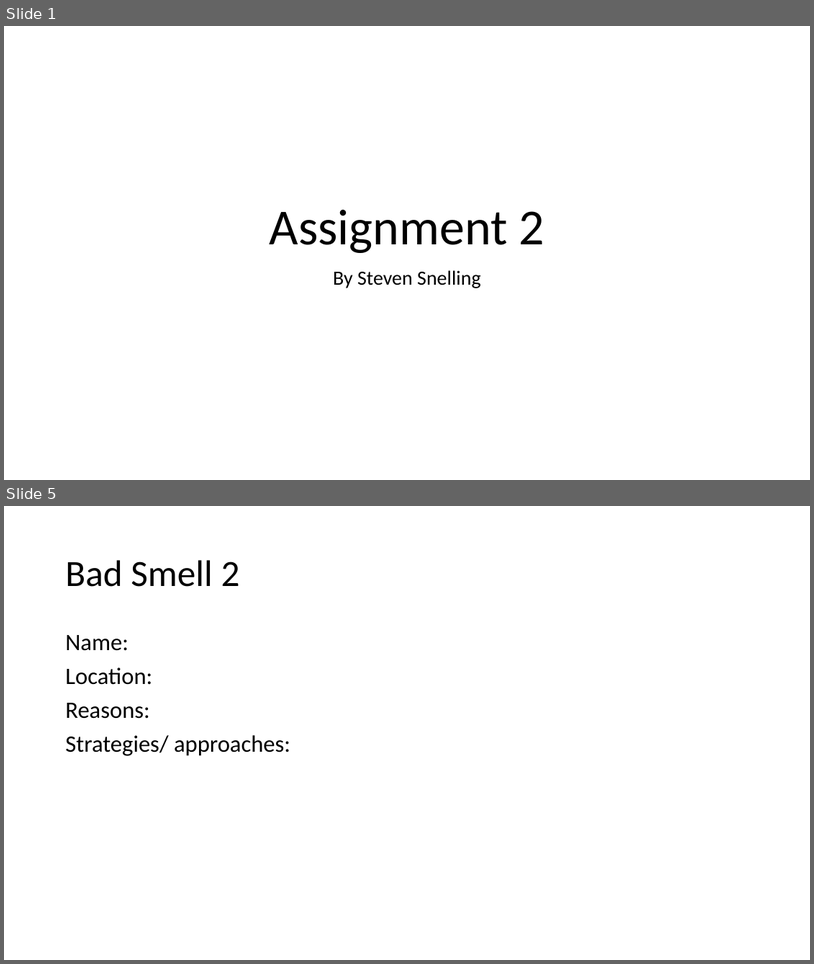
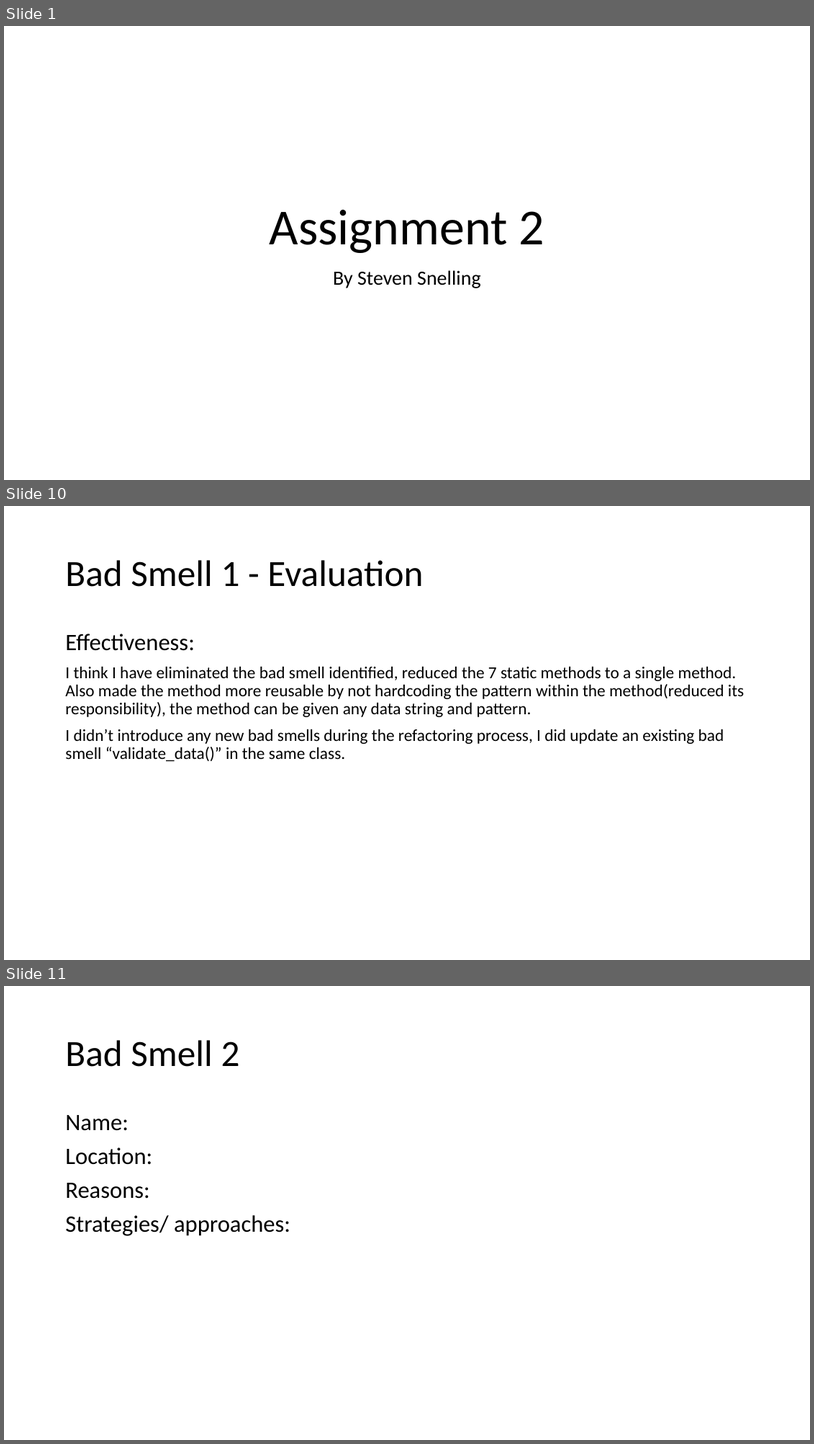
Before and after one commit to steven-snelling/PR301-Assignment_2, a slide deck: bad_smells.pptx. Shown one above the other, each under a label of ours: slides 1 and 5 before the commit, slides 1, 10 and 11 after it; the slides between them are not shown. The pictures are 814x964 and 814x1444 pixels, drawn with LibreOffice and Linux fonts; fonts in the diff are those of the drawing. Boxes give left, top, right and bottom in pixels: in the first picture for what was removed or moved away, otherwise in the second. Text is boxed around its words. In the diff, an @@ line names an element or a change of style, - is before the commit and + after.

```diff
--- a/bad_smells.pptx
+++ b/bad_smells.pptx
@@ slide 10 added at bbox=[4, 506, 810, 960], background #FFFFFF @@
@@ title added at bbox=[65, 560, 423, 587], 44 pt, text #000000 @@
+Bad Smell 1 - Evaluation
@@ text added at bbox=[65, 633, 744, 761], 20 pt, text #000000 @@
+Effectiveness:
+I think I have eliminated the bad smell identified, reduced the 7 static methods to a single method. Also made the method more reusable by not hardcoding the pattern within the method(reduced its responsibility), the method can be given any data string and pattern.
+I didn’t introduce any new bad smells during the refactoring process, I did update an existing bad smell “validate_data()” in the same class.
@@ what was slide 5 is now slide 11 @@
```
Also in this commit, not shown: 3 slides changed, 5 other slides added, 1 other file.
